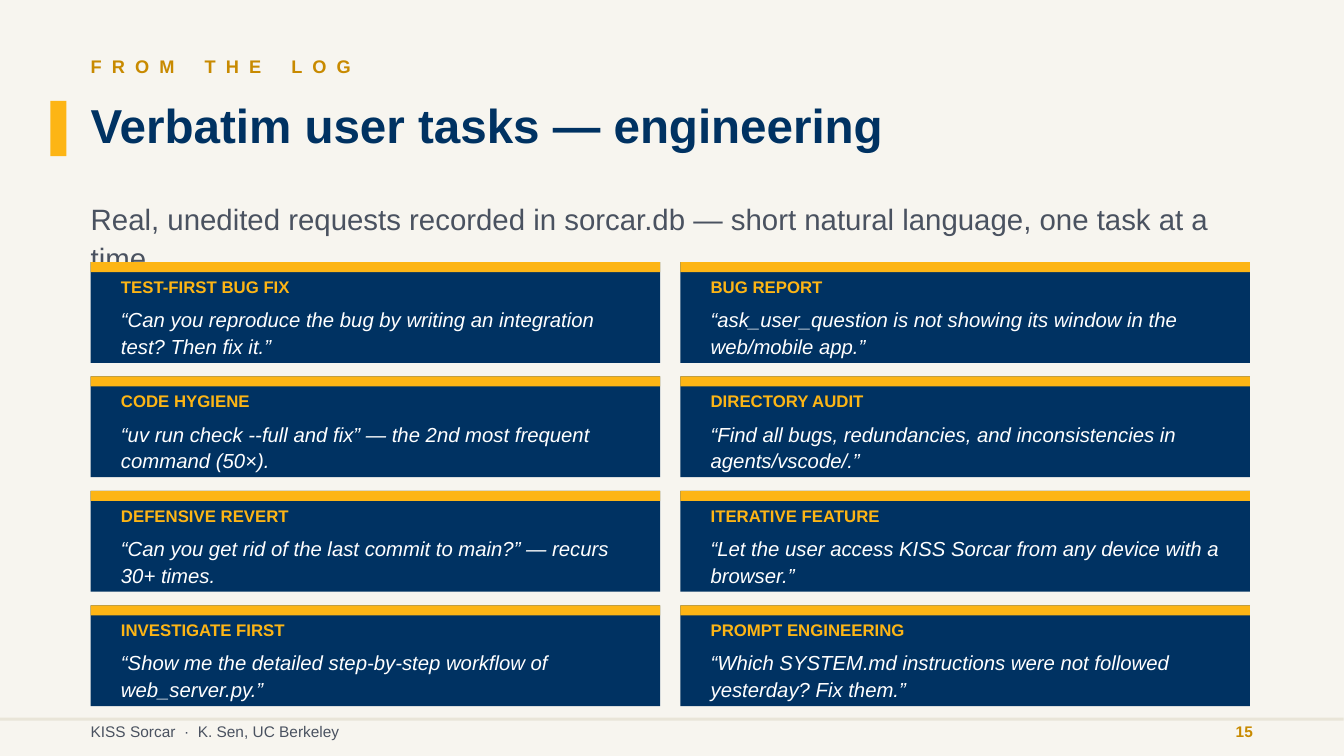
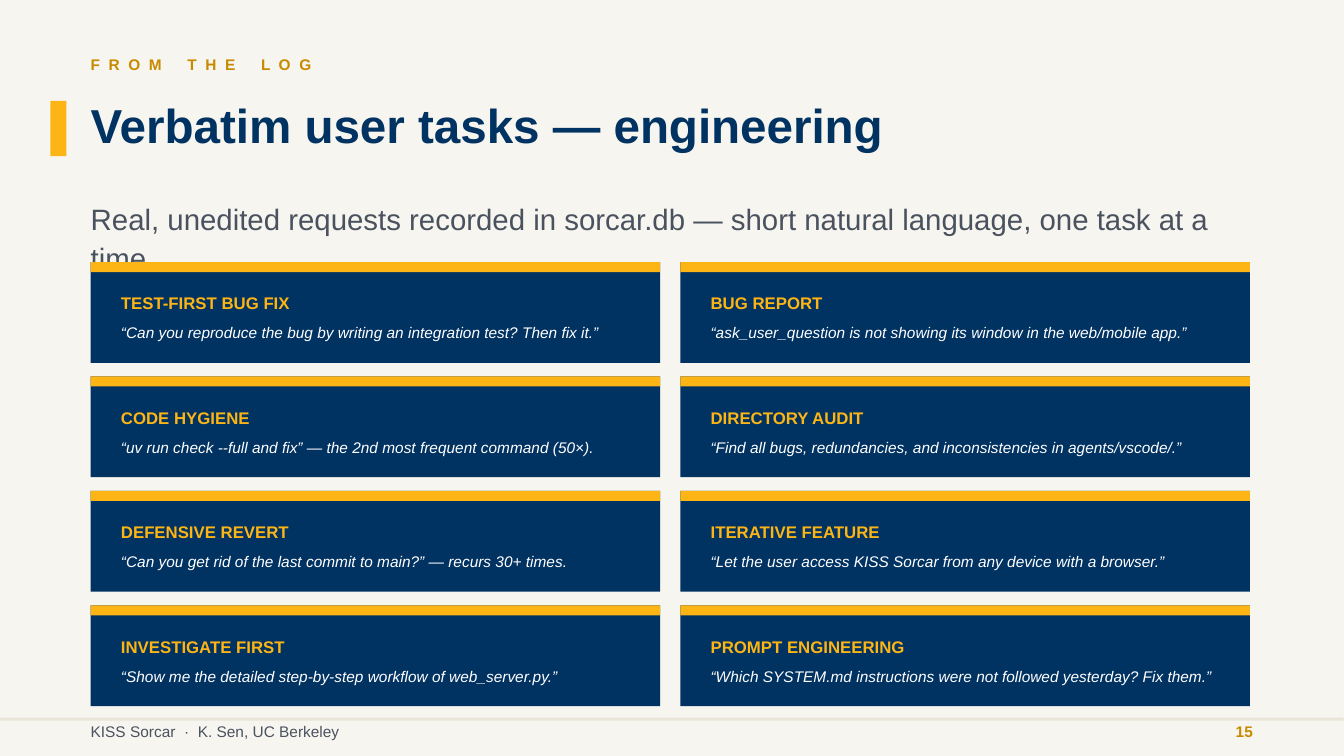
Before and after one commit to ksenxx/kiss_ai, a slide deck: slide 17 of papers/sekisssorcar/se_kiss_sorcar_slides.pptx. Drawn at 1344x756 pixels with LibreOffice and Linux fonts; fonts in the diff are those of the drawing. Boxes give left, top, right and bottom in pixels: in the first picture for what was removed or moved away, otherwise in the second. Text is boxed around its words. In the diff, an @@ line names an element or a change of style, - is before the commit and + after.

Commit message:
fix: resolve slide formatting and overflow issues
- Adjust slide layouts to prevent content overflow
- Add reference screenshot

User prompt:
the slides are not properly formatted.  They are overflowing.  Fix.

```diff
--- a/papers/sekisssorcar/se_kiss_sorcar_slides.pptx
+++ b/papers/sekisssorcar/se_kiss_sorcar_slides.pptx
@@ text "F R O M T ..." at [91,59,311,70]: size 13 to 11 pt @@
@@ text at [121,327,598,342]: size 14.5 to 11 pt in "“Can you reproduce the bug by writing ..." @@
@@ text at [711,327,1186,342]: size 14.5 to 11 pt in "“ask_user_question is not showing its window in ..." @@
@@ text at [121,442,594,456]: size 14.5 to 11 pt in "“uv run check --full and fix” — ..." @@
@@ text at [711,442,1181,456]: size 14.5 to 11 pt in "“Find all bugs, redundancies, and inconsistencies in ..." @@
@@ text at [121,556,567,570]: size 14.5 to 11 pt in "“Can you get rid of the last ..." @@
@@ text at [711,556,1165,570]: size 14.5 to 11 pt in "“Let the user access KISS Sorcar from ..." @@
@@ text at [121,671,557,685]: size 14.5 to 11 pt in "“Show me the detailed step-by-step workflow of ..." @@
@@ text at [711,671,1212,685]: size 14.5 to 11 pt in "“Which SYSTEM.md instructions were not followed yesterday? ..." @@
```
Also in this commit, not shown: 6 other slides changed, 1 other file.
